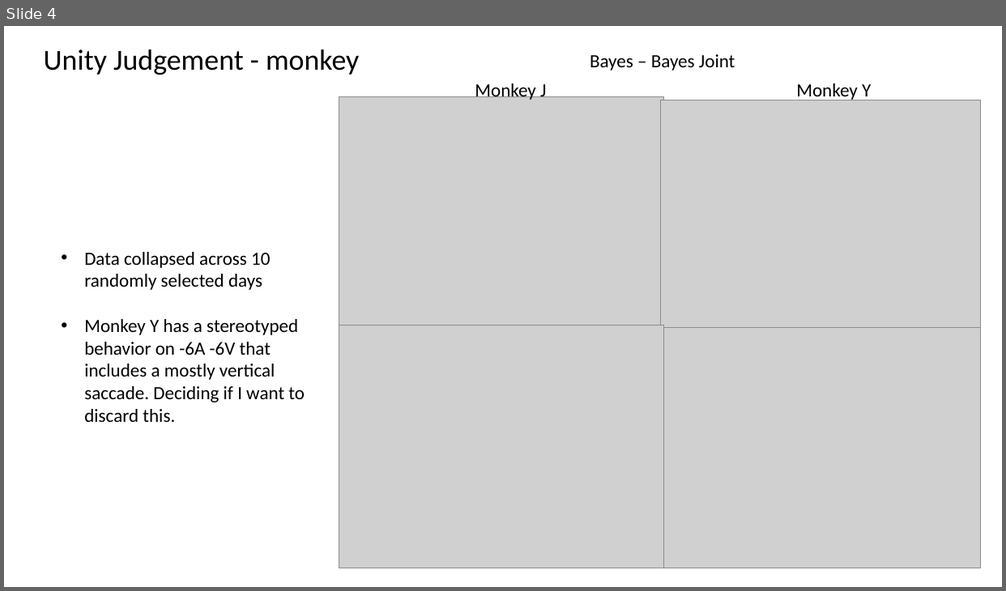
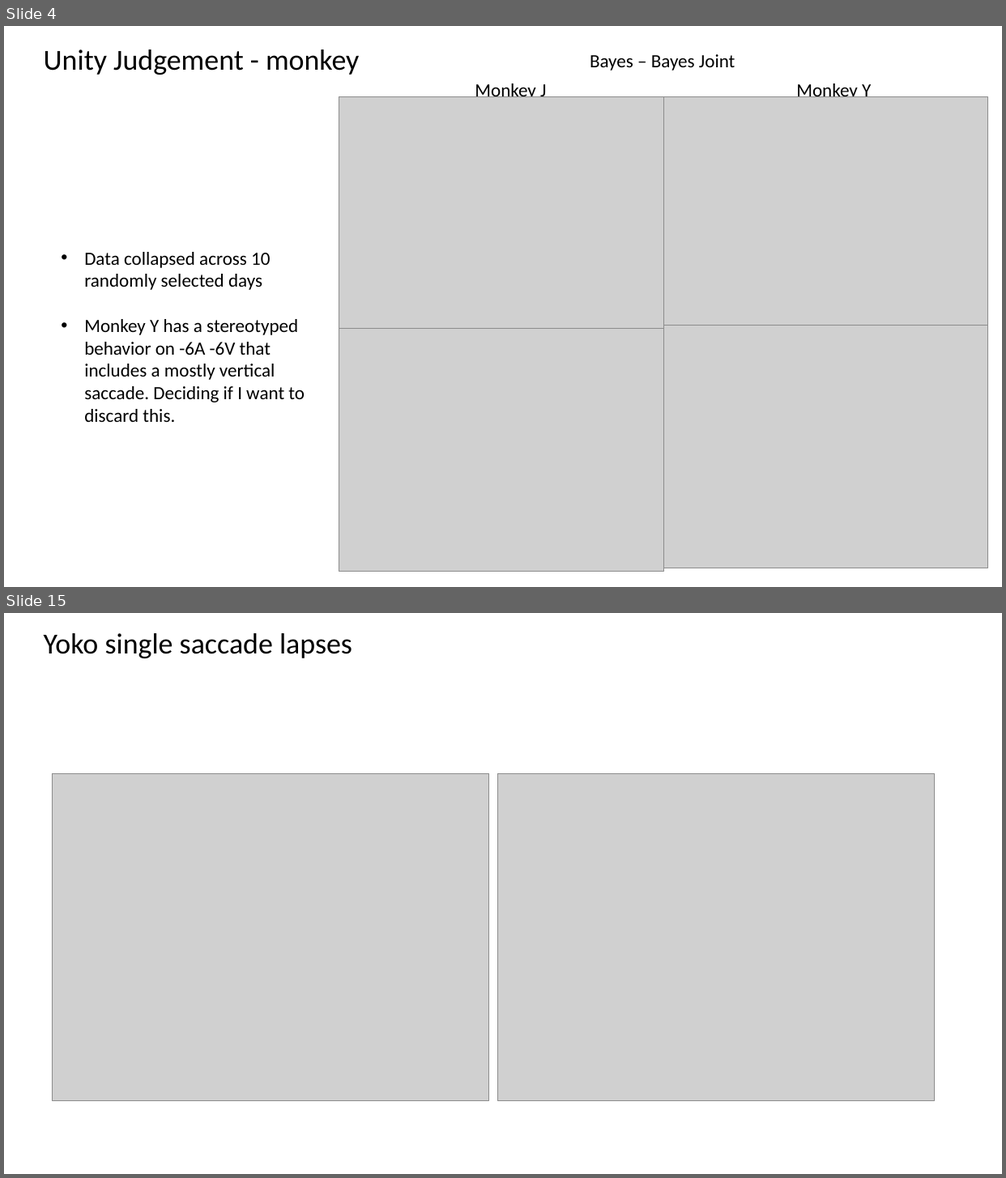
Before and after one commit to jmohl/CI_behavioral, a slide deck: doc/model_summary_4_16_19.pptx. Shown one above the other, each under a label of ours: slide 4 before the commit, slides 4 and 15 after it; the slides between them are not shown. The pictures are 1006x591 and 1006x1178 pixels, drawn with LibreOffice and Linux fonts; fonts in the diff are those of the drawing; grey boxes stand for pictures. Boxes give left, top, right and bottom in pixels: in the first picture for what was removed or moved away, otherwise in the second. Text is boxed around its words. In the diff, an @@ line names an element or a change of style, - is before the commit and + after.

```diff
--- a/doc/model_summary_4_16_19.pptx
+++ b/doc/model_summary_4_16_19.pptx
@@ slide 15 added at <box>4,613,1002,1174</box>, background #FFFFFF @@
@@ title added at <box>44,633,352,658</box>, 28 pt, text #000000 @@
+Yoko single saccade lapses
@@ picture added at <box>53,774,489,1101</box> @@
@@ picture added at <box>498,774,935,1101</box> @@
@@ slide 4 changed as well @@
@@ picture: place and size @@
-picture at <box>661,100,981,340</box>
+picture at <box>663,97,987,340</box>
@@ picture: place and size @@
-picture at <box>339,326,663,569</box>
+picture at <box>339,328,663,572</box>
@@ picture: place and size @@
-picture at <box>661,328,981,569</box>
+picture at <box>663,326,987,569</box>
```
Also in this commit, not shown: 3 other slides changed, 9 other slides added, 1 slide removed, 4 other files.
